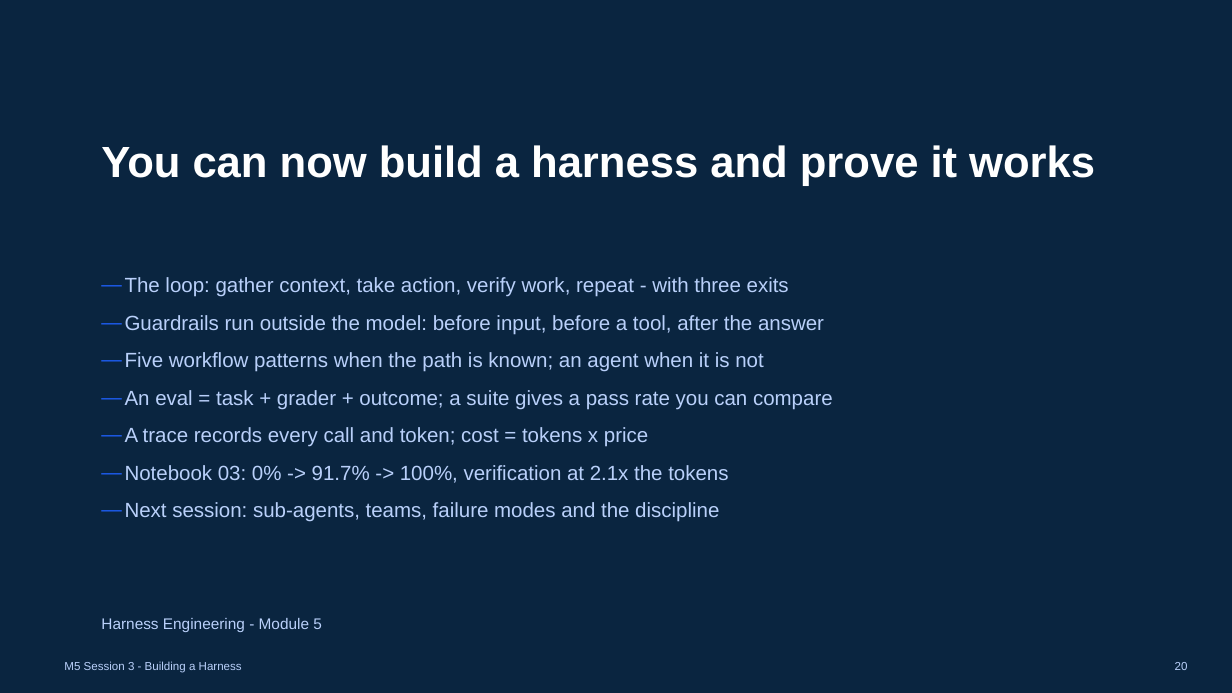
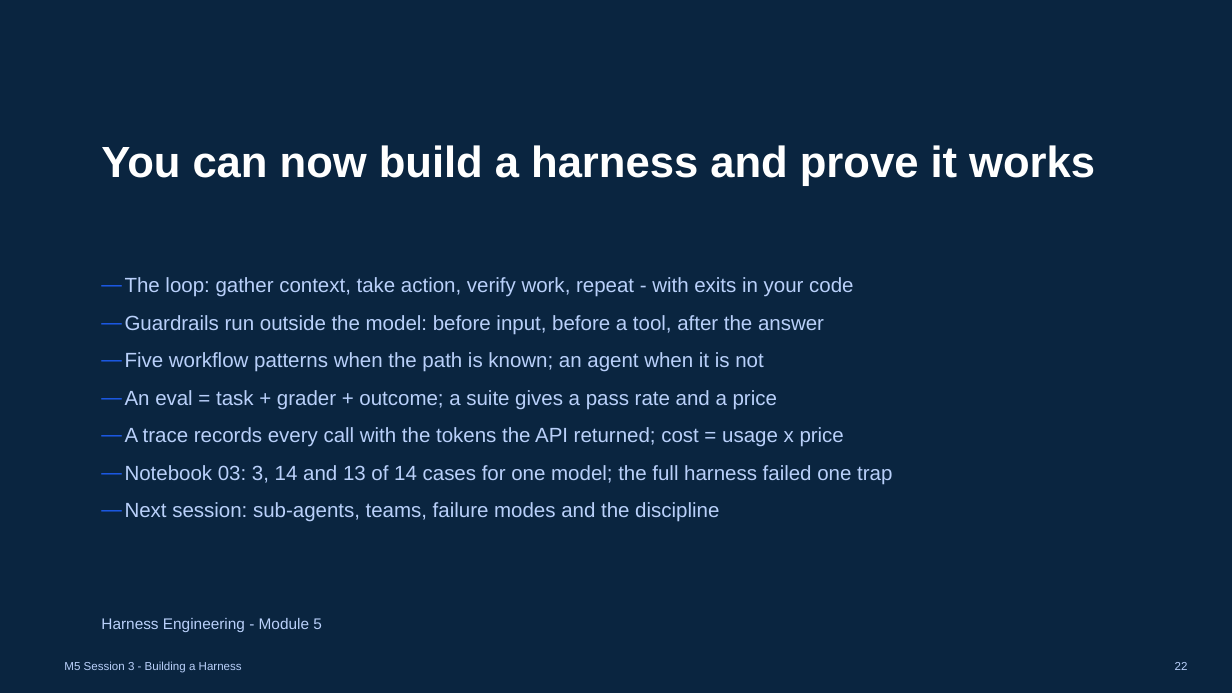
Before and after one commit to maglionejm/fontys-tech-exercises, a slide deck: slide 22 of presentations/m5-session-3-building-a-harness.pptx (slide 20 before the commit). Drawn at 1232x693 pixels with LibreOffice and Linux fonts; fonts in the diff are those of the drawing. Boxes give left, top, right and bottom in pixels: in the first picture for what was removed or moved away, otherwise in the second. Text is boxed around its words. In the diff, an @@ line names an element or a change of style, - is before the commit and + after.

```diff
--- a/presentations/m5-session-3-building-a-harness.pptx
+++ b/presentations/m5-session-3-building-a-harness.pptx
@@ text at bbox=[125, 277, 853, 297]: text changed @@
-— The loop: gather context, take action, verify work, repeat - with three exits
+— The loop: gather context, take action, verify work, repeat - with exits in your code
@@ text at bbox=[125, 390, 892, 485]: text changed @@
-— An eval = task + grader + outcome; a suite gives a pass rate you can compare
-— A trace records every call and token; cost = tokens x price
-— Notebook 03: 0% -> 91.7% -> 100%, verification at 2.1x the tokens
+— An eval = task + grader + outcome; a suite gives a pass rate and a price
+— A trace records every call with the tokens the API returned; cost = usage x price
+— Notebook 03: 3, 14 and 13 of 14 cases for one model; the full harness failed one trap
@@ text at bbox=[1175, 662, 1188, 670]: text changed @@
-20
+22
```
Also in this commit, not shown: 10 other slides changed, 5 slides added, 3 slides removed, 1 other file.
